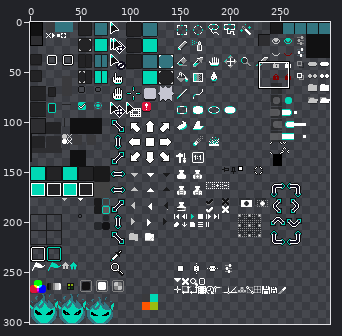
Sprite sheet, stored at Aseprite/Wraithknight Theme/sheet.png. The first picture is a wide view before the edit; the outline marks the close-up.
Close-up. The starting point:
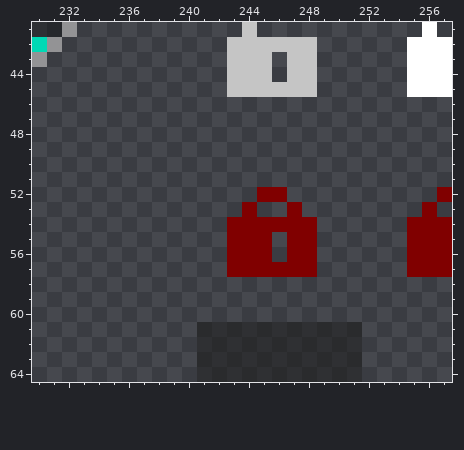
The file is 300x302 pixels. Colours within 5 levels of each other are drawn and written as one. Shown: x 230..257, y 41..64.
Now the later version:
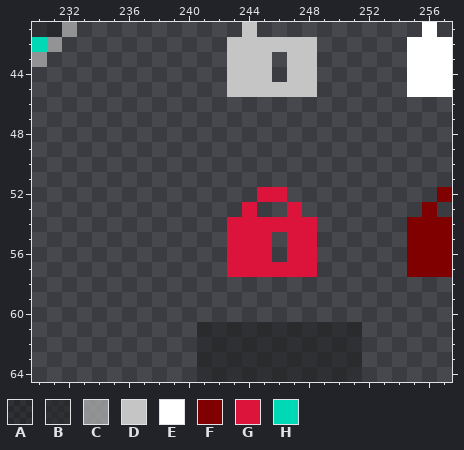
Palette (. is transparent): A #00000056  B #1d1d1d8f  C #b3b3b3b3  D #c5c5c5  E #ffffff  F #800000  G #dc143c  H #00d9b5
Difference:
{"y":52,"x":245,"old":"FF","new":"GG"}
{"y":53,"x":244,"old":"F","new":"G"}
{"y":53,"x":247,"old":"F","new":"G"}
{"y":54,"x":243,"old":"FFFFFF","new":"GGGGGG"}
{"y":55,"x":243,"old":"FFF","new":"GGG"}
{"y":55,"x":247,"old":"FF","new":"GG"}
{"y":56,"x":243,"old":"FFF","new":"GGG"}
{"y":56,"x":247,"old":"FF","new":"GG"}
{"y":57,"x":243,"old":"FFFFFF","new":"GGGGGG"}
{"label":"changed","picture_box":[227,187,317,277]}
